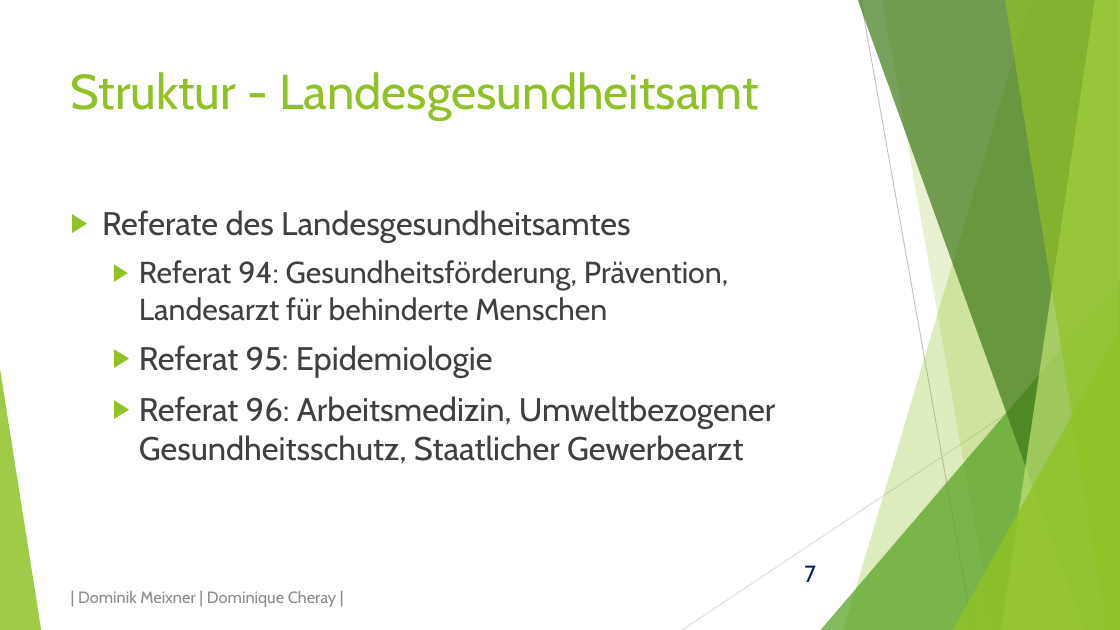
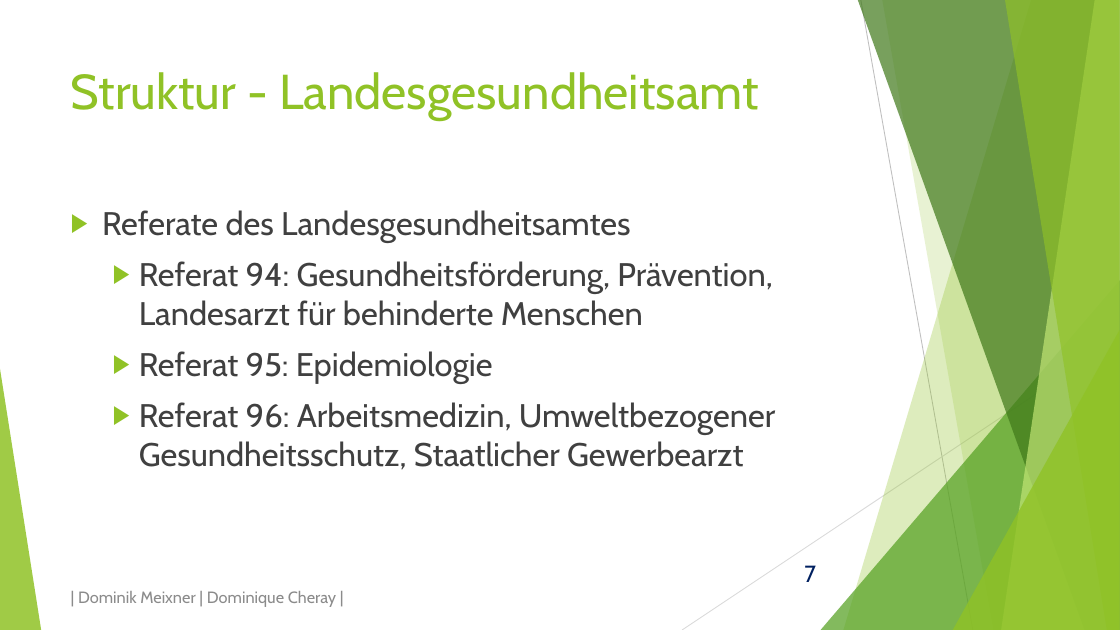
Before and after one commit to domeix/BlaBla, a slide deck: slide 7 of GesundheitsamtPraesDominik.pptx. Drawn at 1120x630 pixels with LibreOffice and Linux fonts; fonts in the diff are those of the drawing. Boxes give left, top, right and bottom in pixels: in the first picture for what was removed or moved away, otherwise in the second. Text is boxed around its words. In the diff, an @@ line names an element or a change of style, - is before the commit and + after.

```diff
--- a/GesundheitsamtPraesDominik.pptx
+++ b/GesundheitsamtPraesDominik.pptx
@@ text at box(139, 261, 772, 326): size 26 to 28 pt in "Referat 94: Gesundheitsförderung, Prävention, Landesarzt für ..." @@
```
Also in this commit, not shown: 3 other slides changed.
